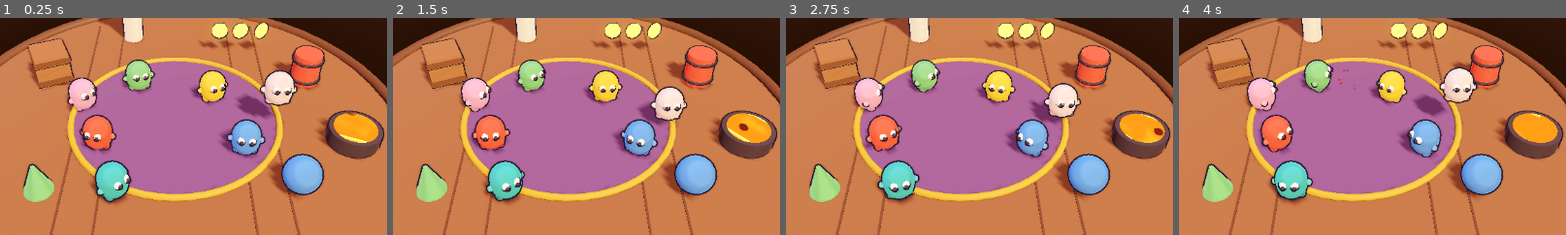
Above: before the commit, frames 1-4 (left to right).
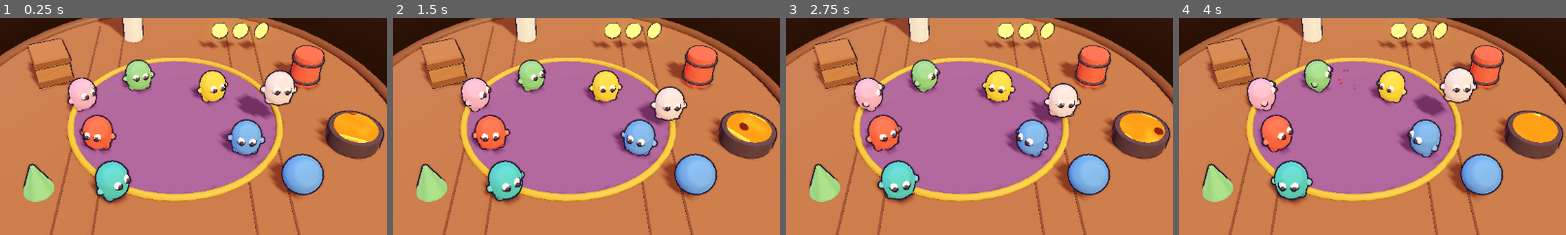
Above: after the commit, the same moments.

Repository: BlackFlow-DK/minigame-mansion
Game: Godot game, scene res://look/dev/showcase.tscn
The game is run twice, just before and just after one commit, with the same random seed, the same clock (stepped at 60 frames per second) and the same inputs. This scene is started directly instead of the project's main scene.
Inputs:
- Up to frame 1 (0.25 s): no input
- Up to frame 2 (1.5 s): hold D (move_right) 0.53-1.28 s; hold E (action) 0.53-1.28 s; tap Space (jump) at 0.77 s; hold S (move_back) from 1.28 s (still down); tap E (action) at 1.35 s
- Up to frame 3 (2.75 s): tap Space (jump) at 1.52 s; release S (move_back) at 2.03 s; hold D (move_right) from 2.03 s (still down); hold E (action) from 2.03 s (still down)
- Up to frame 4 (4 s): release D (move_right) at 2.78 s; release E (action) at 2.78 s; hold W (move_forward) 2.78-3.53 s; tap E (action) at 2.85 s; tap Space (jump) at 3.02, 3.77 s; hold A (move_left) from 3.53 s (still down); hold E (action) from 3.53 s (still down)
The pictures show only the part of the screen within x 27-77%, y 26-76%; the shares and areas given below are measured in that part.

The runs differ from the first frame. In frame 1, 0.1% of the frame differs, in the area x 86-98%, y 43-58%; in frame 2, 0.2%; in frame 3, 0.1%; in frame 4, less than 0.1%.

Commit message:
Look and effects: tone down explosion and lava rims, fix showcase lava pot
Co-Authored-By: Claude Opus 5.5 <noreply@anthropic.com>

Diff:
--- a/game/fx/fx_library.gd
+++ b/game/fx/fx_library.gd
@@ -356,7 +356,7 @@
 	flash.scale_amount_max = 1.8
 	flash.scale_amount_curve = _curve(&"pop")
 	fx.add_emitter(flash, true)
-	var fire := _emitter(16, 1.0, _mesh(&"puff"), _lit(0.9), Color(1, 1, 1))
+	var fire := _emitter(16, 1.0, _mesh(&"puff"), _lit(0.55), Color(1, 1, 1))
 	fire.color_ramp = _gradient(&"fire")
 	fire.emission_shape = CPUParticles3D.EMISSION_SHAPE_SPHERE
 	fire.emission_sphere_radius = 0.5
@@ -705,7 +705,7 @@
 			g.set_color(1, Color(1, 1, 1, 0))
 			g.add_point(0.5, Color(1, 1, 1, 0.8))
 		&"fire":
-			g.set_color(0, Color(1.0, 0.85, 0.45))
+			g.set_color(0, Color(1.0, 0.76, 0.36))
 			g.set_color(1, Color(0.22, 0.19, 0.23))
 			g.add_point(0.12, Color(1.0, 0.62, 0.2))
 			g.add_point(0.35, Color(0.95, 0.36, 0.14))
--- a/game/look/dev/showcase.gd
+++ b/game/look/dev/showcase.gd
@@ -195,7 +195,7 @@
 	var pot := _add_mesh(props, _cylinder(0.75, 0.5, 24), Vector3(5.2, 0.25, 1.0), Look.CHARCOAL)
 	var lava := MeshInstance3D.new()
 	lava.mesh = _cylinder(0.62, 0.05, 24)
-	lava.position = Vector3(0, 0.25, 0)
+	lava.position = Vector3(0, 0.27, 0)
 	lava.material_override = load("res://look/materials/lava.tres")
 	pot.add_child(lava)
 	Look.apply_toon(props)
--- a/game/look/materials/lava.gdshader
+++ b/game/look/materials/lava.gdshader
@@ -102,7 +102,7 @@
 	vec3 molten = mix(molten_color.rgb, hot_color.rgb, crest * 0.6);
 	// the glowing rim hugging each plate
 	float rim = crusted * (1.0 - smoothstep(0.02, 0.1 + aa, v.y));
-	molten = mix(molten, hot_color.rgb, rim);
+	molten = mix(molten, hot_color.rgb, rim * 0.65);
 	vec3 crust = crust_color.rgb * (0.85 + 0.3 * v.z);
 	vec3 col = mix(molten, crust, plate);
 	float glow = (1.0 - plate) * (0.75 + 0.35 * crest + 0.6 * rim);
